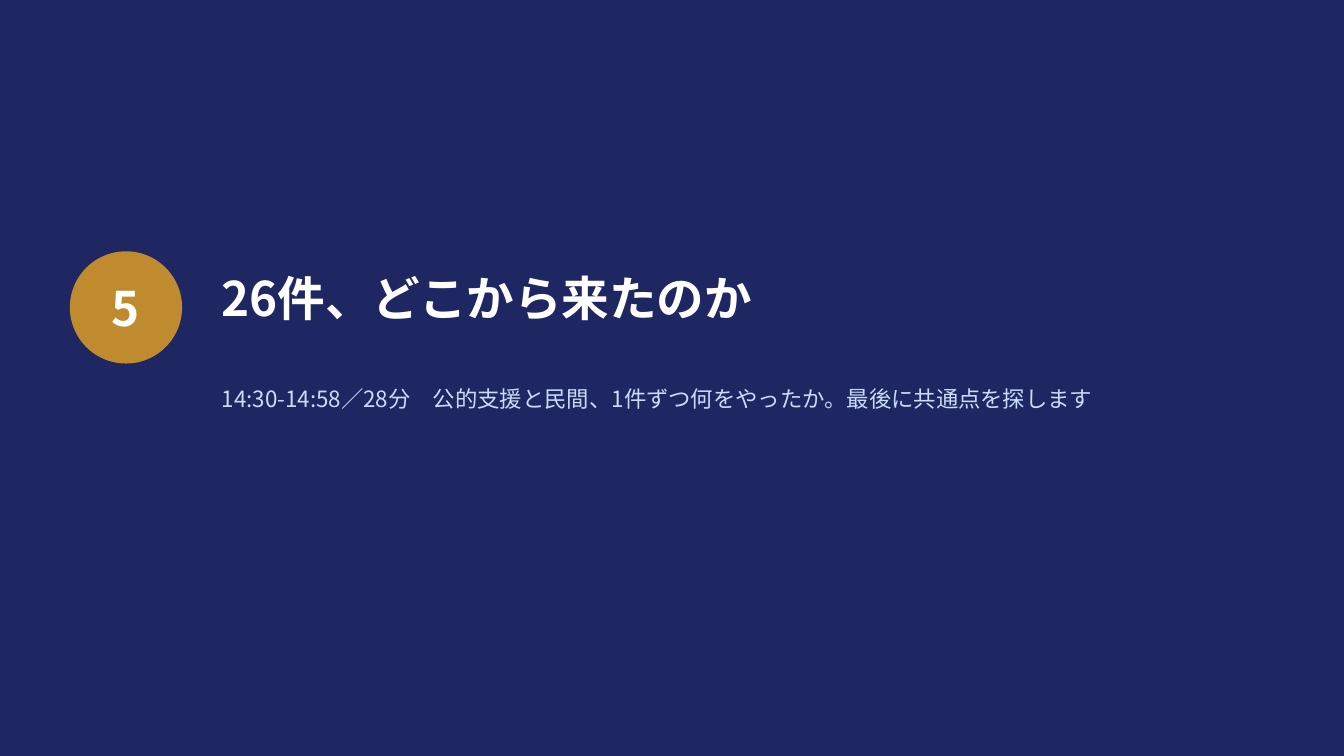
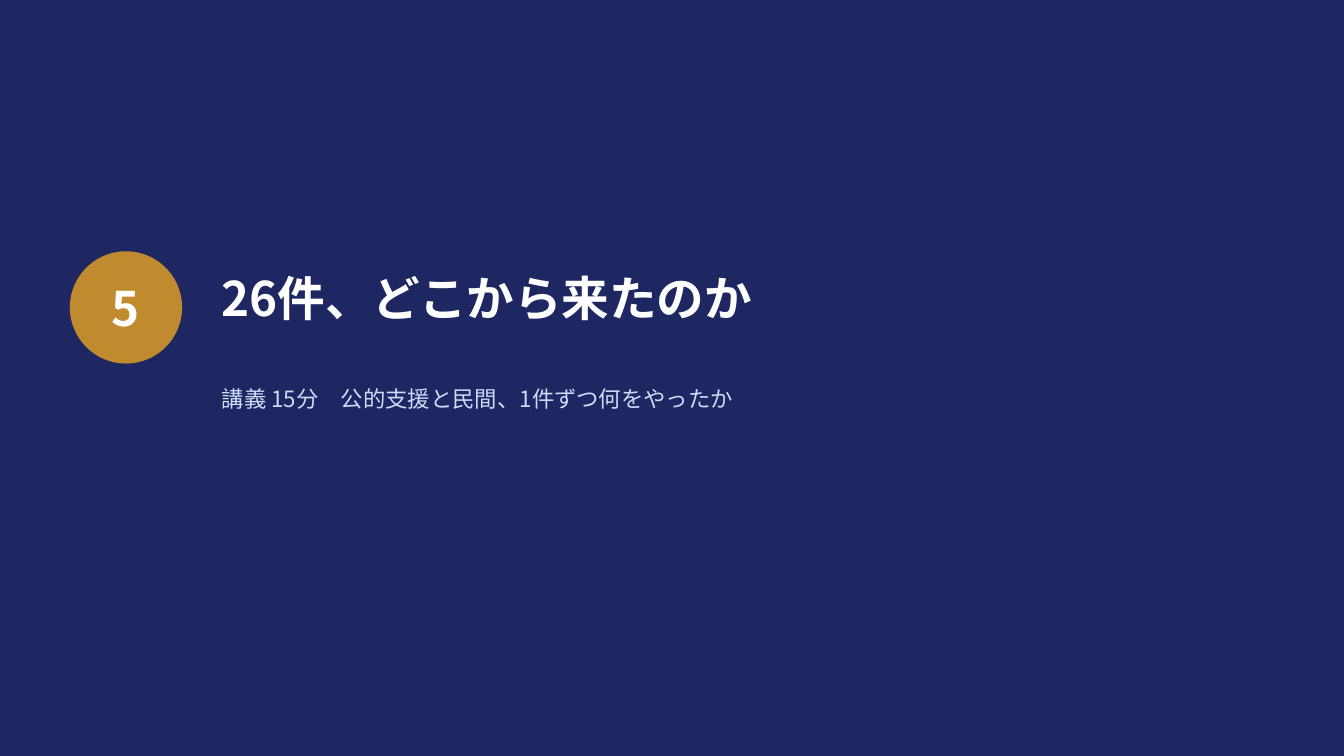
Before and after one commit to ahahi-biz/ahahi-hp, a slide deck: slide 35 of docs/lecture-johoku-procon.pptx (slide 30 before the commit). Drawn at 1344x756 pixels with LibreOffice and Linux fonts; fonts in the diff are those of the drawing. Boxes give left, top, right and bottom in pixels: in the first picture for what was removed or moved away, otherwise in the second. Text is boxed around its words. In the diff, an @@ line names an element or a change of style, - is before the commit and + after.

```diff
--- a/docs/lecture-johoku-procon.pptx
+++ b/docs/lecture-johoku-procon.pptx
@@ text at box(222, 388, 733, 409): text changed @@
-14:30-14:58／28分 公的支援と民間、1件ずつ何をやったか。最後に共通点を探します
+講義 15分 公的支援と民間、1件ずつ何をやったか
```
Also in this commit, not shown: 25 other slides changed, 18 slides added, 5 slides removed, 3 other files.
